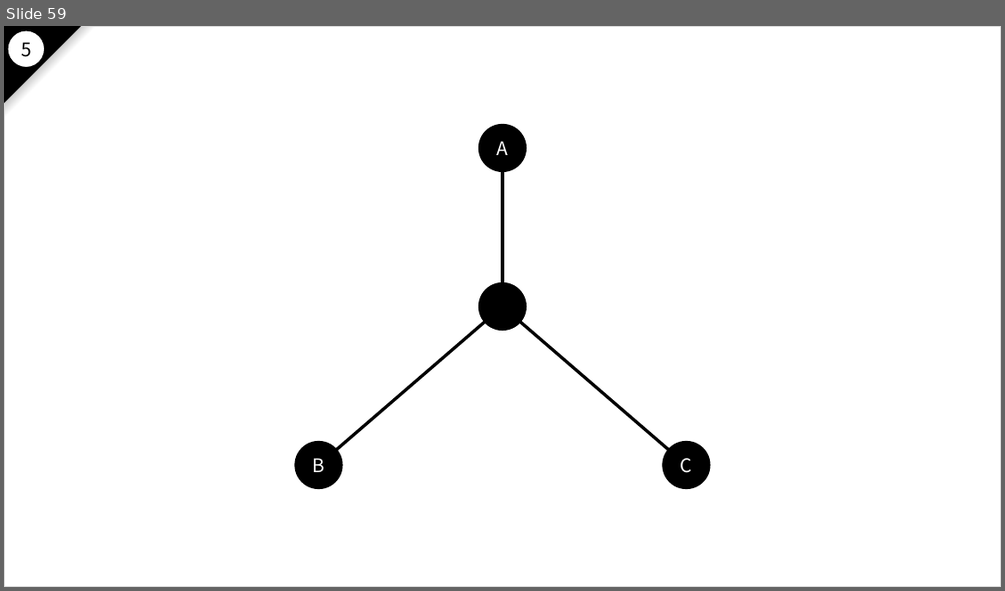
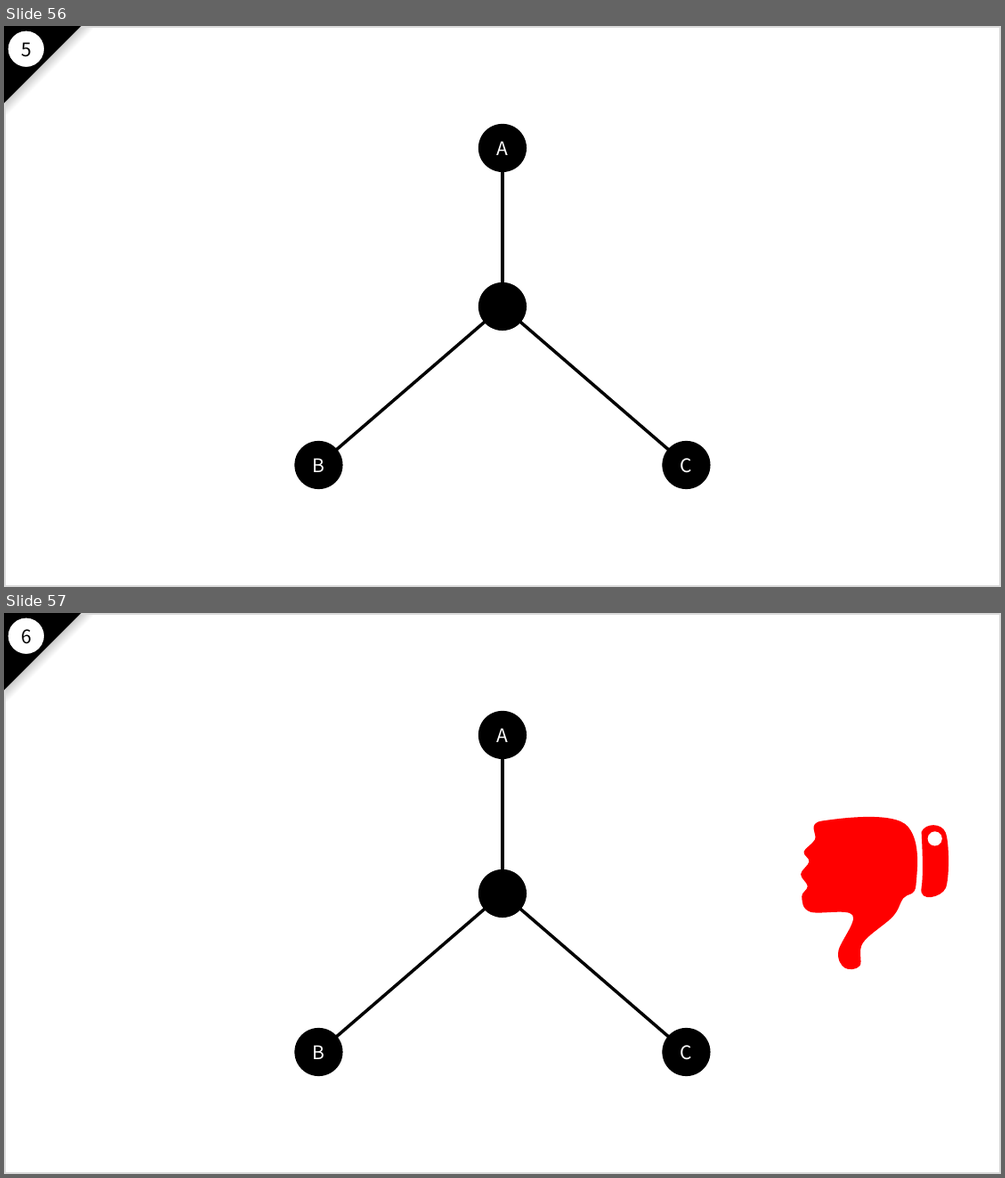
Before and after one commit to nakayama-kazuki/2021, a slide deck: pptx/power-punch-v2.pptx. Shown one above the other, each under a label of ours: slide 59 before the commit, slides 56 and 57 after it. The pictures are 1005x591 and 1005x1178 pixels, drawn with LibreOffice and Linux fonts; fonts in the diff are those of the drawing. Boxes give left, top, right and bottom in pixels: in the first picture for what was removed or moved away, otherwise in the second. Text is boxed around its words. In the diff, an @@ line names an element or a change of style, - is before the commit and + after.

```diff
--- a/pptx/power-punch-v2.pptx
+++ b/pptx/power-punch-v2.pptx
@@ slide 57 added at box(4, 613, 1001, 1174), background #FFFFFF; not listed: 4 template elements that a slide beside it also shows @@
@@ text added at box(21, 629, 32, 644), 18 pt, text #000000 @@
+6
@@ ellipse added at box(479, 711, 526, 758), fill #000000, outline #000000 1 pt, 18 pt, text #FFFFFF @@
+A
@@ line added from (502, 735) to (502, 893), #000000 3 pt @@
@@ freeform shape added at box(801, 817, 918, 969), fill #FF0000 @@
@@ freeform shape added at box(922, 826, 949, 898), fill #FF0000 @@
@@ ellipse added at box(928, 831, 942, 845), fill #FFFFFF @@
@@ ellipse added at box(479, 869, 526, 916), fill #000000, outline #000000 1 pt @@
@@ line added from (319, 1052) to (502, 893), #000000 3 pt @@
@@ line added from (687, 1052) to (502, 893), #000000 3 pt @@
@@ ellipse added at box(295, 1028, 342, 1075), fill #000000, outline #000000 1 pt, 18 pt, text #FFFFFF @@
+B
@@ ellipse added at box(663, 1028, 710, 1075), fill #000000, outline #000000 1 pt, 18 pt, text #FFFFFF @@
+C
@@ what was slide 59 is now slide 56 @@
```
Also in this commit, not shown: 137 other slides changed, 16 other slides added, 4 slides removed.
